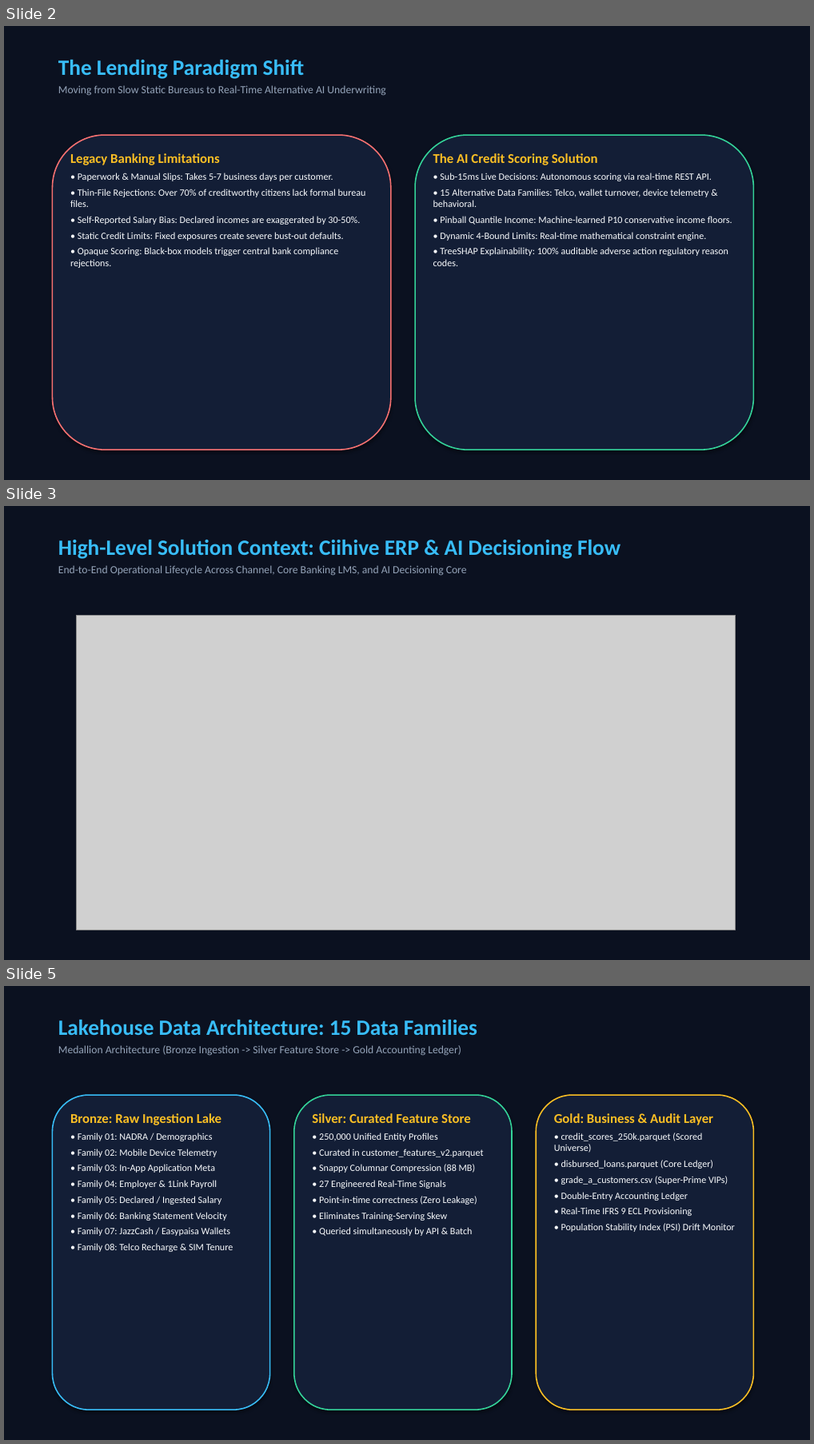
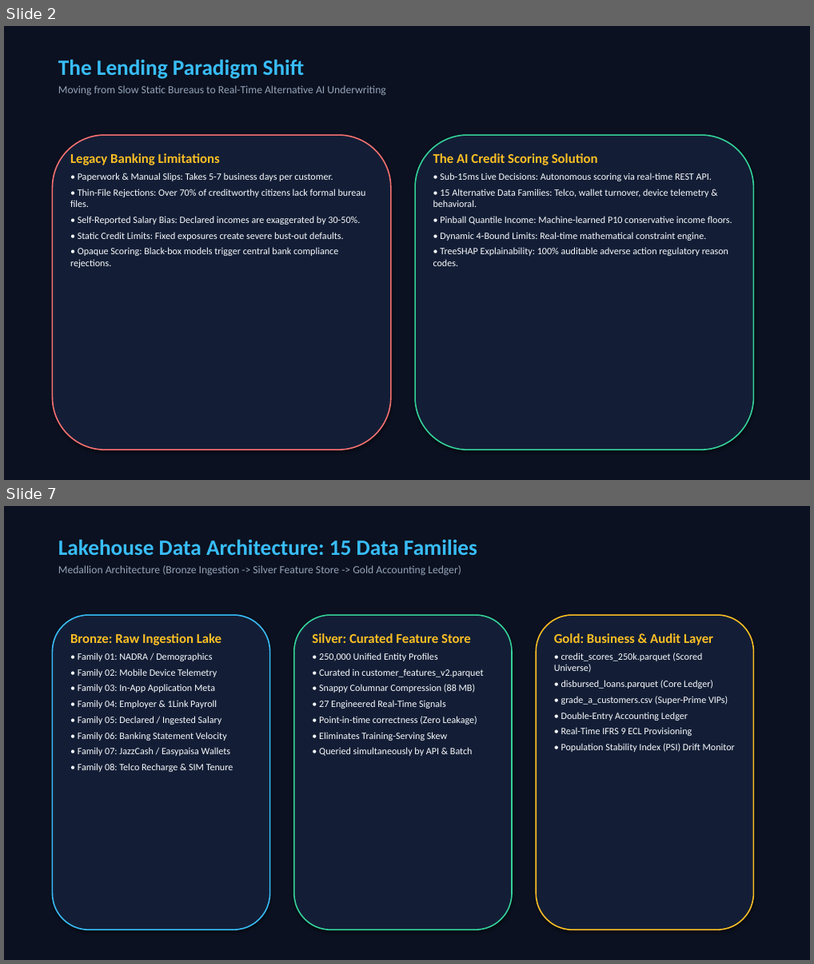
Before and after one commit to khayam1064/AI-CREDIT-SCORING, a slide deck: AI_Credit_Scoring_Conference_Master_Presentation.pptx. Shown one above the other, each under a label of ours: slides 2, 3 and 5 before the commit, slides 2 and 7 after it; the slides between them are not shown. The pictures are 814x1444 and 814x964 pixels, drawn with LibreOffice and Linux fonts; fonts in the diff are those of the drawing; grey boxes stand for pictures. Boxes give left, top, right and bottom in pixels: in the first picture for what was removed or moved away, otherwise in the second. Text is boxed around its words. In the diff, an @@ line names an element or a change of style, - is before the commit and + after.

Commit message:
Divide flow diagram into 3 high-resolution slides with dedicated architecture callouts

```diff
--- a/AI_Credit_Scoring_Conference_Master_Presentation.pptx
+++ b/AI_Credit_Scoring_Conference_Master_Presentation.pptx
@@ slide 3 removed at [4,506,810,960], background #FFFFFF @@
@@ rectangle removed at [4,506,810,960] @@
@@ text removed at [58,540,621,576] @@
-High-Level Solution Context: Ciihive ERP & AI Decisioning Flow
-End-to-End Operational Lifecycle Across Channel, Core Banking LMS, and AI Decisioning Core
@@ picture removed at [77,615,736,929] @@
@@ what was slide 5 is now slide 7 @@
```
Also in this commit, not shown: 1 slide changed, 3 slides added, 3 other files.
